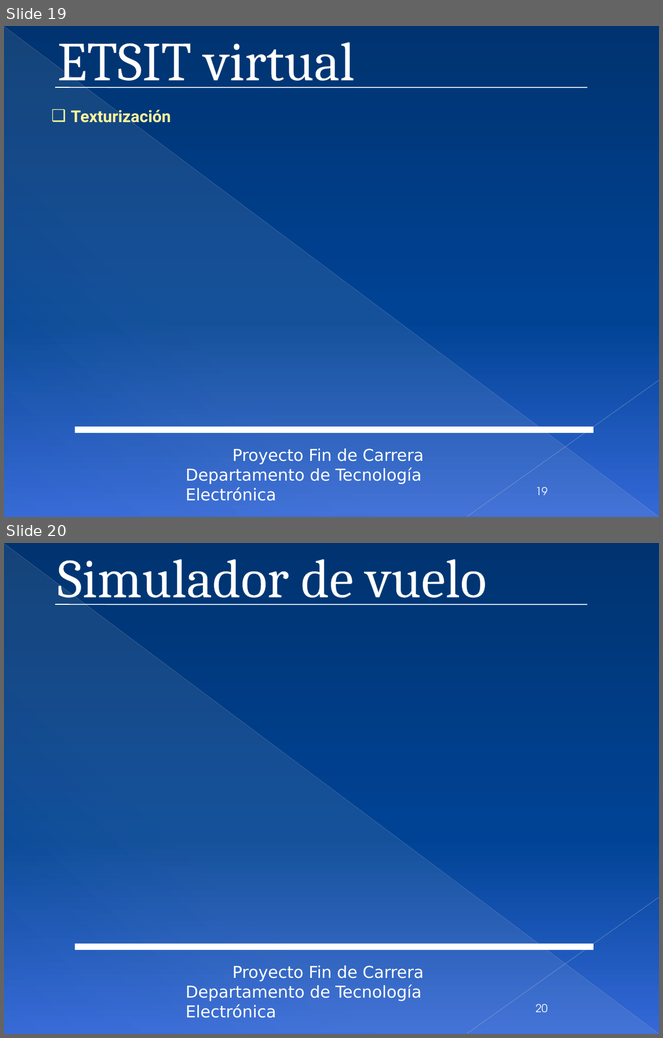
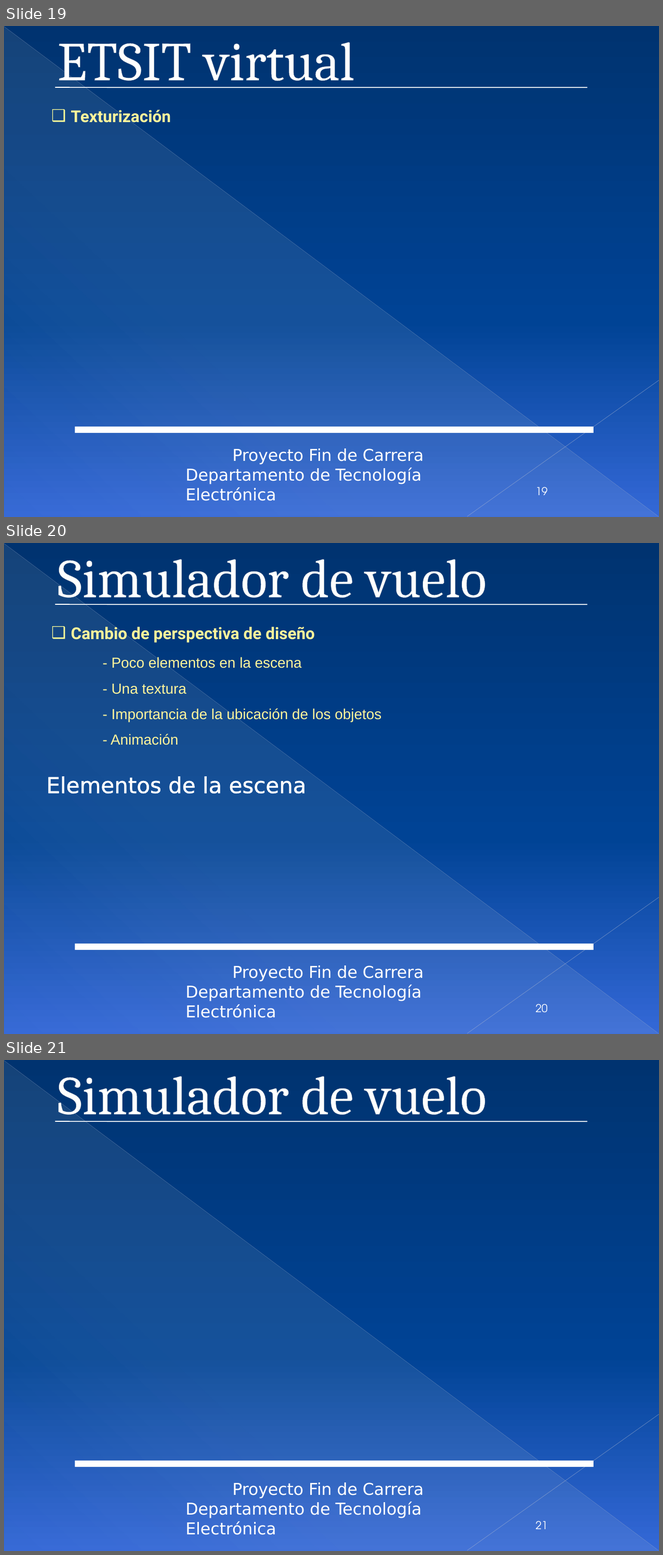
Before and after one commit to mjromper/test, a slide deck: DOCUMENTACION/presentacion/presentacionPFC27.pptx. Shown one above the other, each under a label of ours: slides 19 and 20 before the commit, slides 19, 20 and 21 after it. The pictures are 663x1038 and 663x1555 pixels, drawn with LibreOffice and Linux fonts; fonts in the diff are those of the drawing; background and template pictures are left out. Boxes give left, top, right and bottom in pixels: in the first picture for what was removed or moved away, otherwise in the second. Text is boxed around its words. In the diff, an @@ line names an element or a change of style, - is before the commit and + after.

```diff
--- a/DOCUMENTACION/presentacion/presentacionPFC27.pptx
+++ b/DOCUMENTACION/presentacion/presentacionPFC27.pptx
@@ slide 20 added at box(4, 543, 659, 1034), background gradient #003371 to #004396 to #3566D7; not listed: 5 template elements that a slide beside it also shows @@
@@ title added at box(58, 559, 487, 609), 60.3 pt, text #FFFFFF @@
+Simulador de vuelo
@@ line added from (55, 604) to (588, 604), #FFFFFF 1 pt @@
@@ text added at box(71, 627, 315, 643), 18 pt, text #FDF49B, bold @@
+❑ Cambio de perspectiva de diseño
@@ text added at box(112, 657, 302, 671), 16 pt, text #FDF49B @@
+- Poco elementos en la escena
@@ text added at box(112, 683, 187, 694), 16 pt, text #FDF49B @@
+- Una textura
@@ text added at box(112, 708, 382, 722), 16 pt, text #FDF49B @@
+- Importancia de la ubicación de los objetos
@@ text added at box(111, 734, 178, 745), 16 pt, text #FDF49B @@
+- Animación
@@ text added at box(46, 776, 307, 794), 24 pt, text #FFFFFF @@
+Elementos de la escena
@@ page number added at box(536, 1004, 548, 1013), 12 pt, text #FFFFFF @@
+20
@@ what was slide 20 is now slide 21 @@
@@ page number at box(536, 1521, 548, 1530): text changed @@
-20
+21
```
Also in this commit, not shown: 6 slides changed, 1 other slide added, 1 slide removed.
